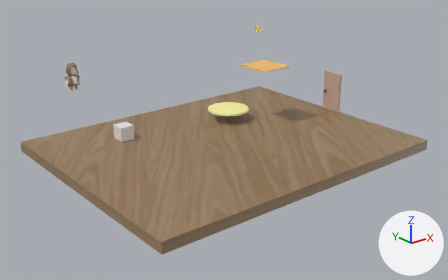
A saved change to the Blender file frodomap/frodomap.blend.
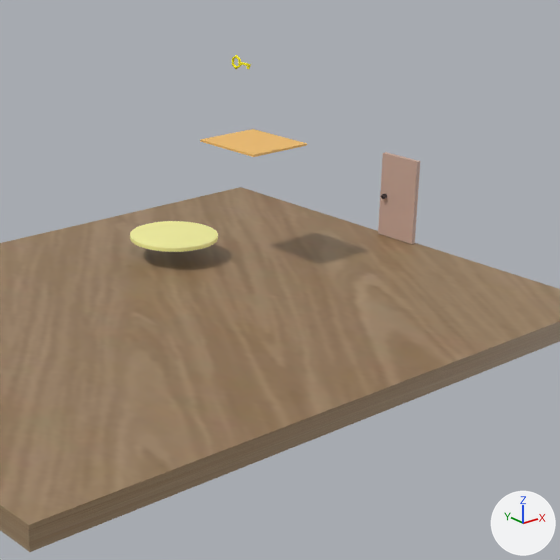
There are two pictures of each version: one whole from a 50 mm lens placed at (-14.22, -19.15, 9.66), pointed at (0.97, -0.39, 0.46), one close up on the part from 33% to 91% of the width and 0% to 92% of the height. The axes (+X, +Y, +Z) are drawn at lower right. The lights are the same throughout.

Objects in the first close-up: 'Floor', 'MovingPlatform', 'Trampoline', 'doors'.
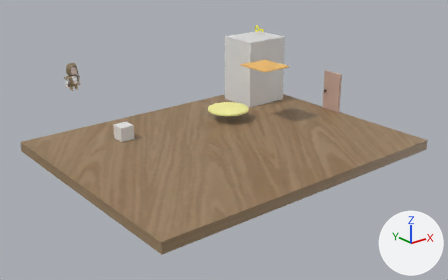
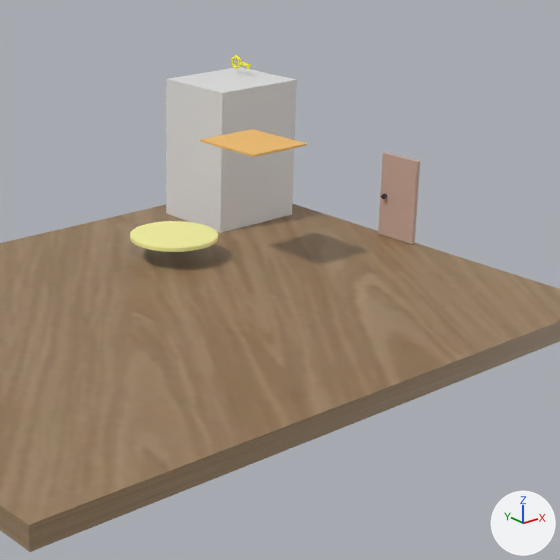
Boxes [x1, y1, x2, y2] around the edits, measured in the close-ups (560 x 560 px):
'Cube.004', shown: after [166, 67, 297, 233]

What changed in the scene script:
```text
Change ob_cube_004:
    remove ob_cube_004.hide_set(True)
```
